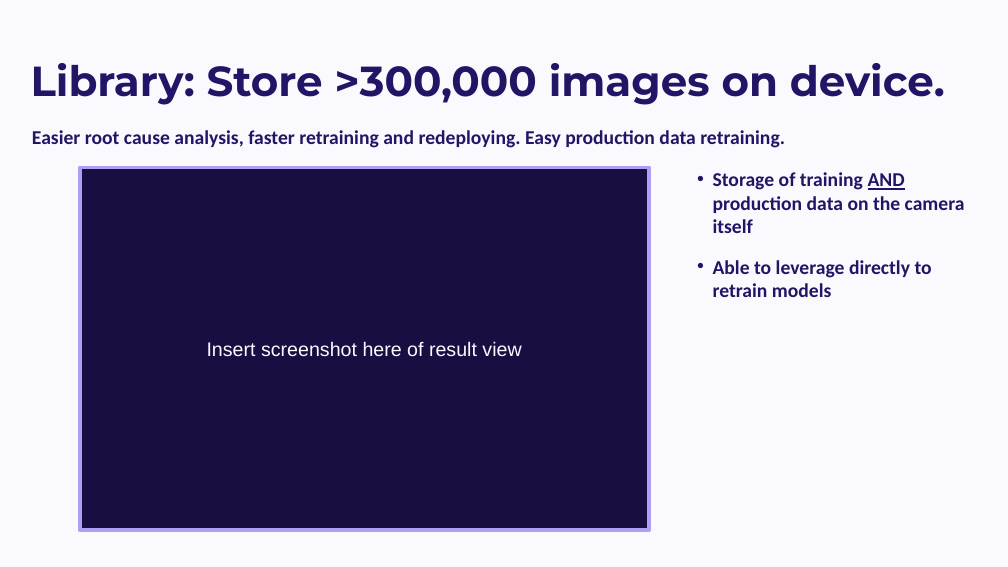
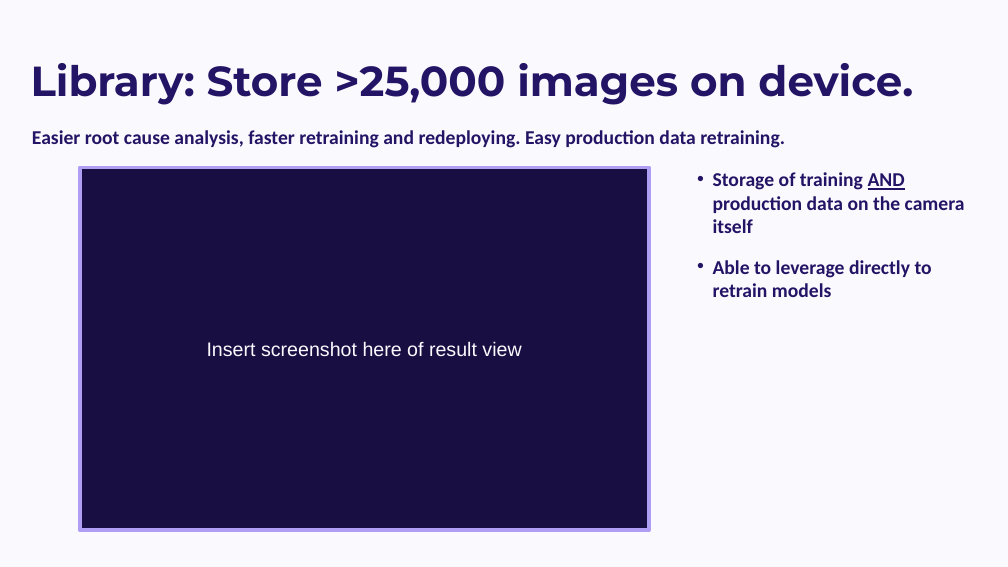
Before and after one commit to skrishnan99/ov_screenshot_generator, a slide deck: slide 1 of skills/overview-deck/assets/reference/library_ov80i.pptx. Drawn at 1008x567 pixels with LibreOffice and Linux fonts; fonts in the diff are those of the drawing. Boxes give left, top, right and bottom in pixels: in the first picture for what was removed or moved away, otherwise in the second. Text is boxed around its words. In the diff, an @@ line names an element or a change of style, - is before the commit and + after.

```diff
--- a/skills/overview-deck/assets/reference/library_ov80i.pptx
+++ b/skills/overview-deck/assets/reference/library_ov80i.pptx
@@ text at bbox=[31, 63, 913, 105]: text changed @@
-Library: Store >300,000 images on device.
+Library: Store >25,000 images on device.
```
Also in this commit, not shown: 4 other files.
